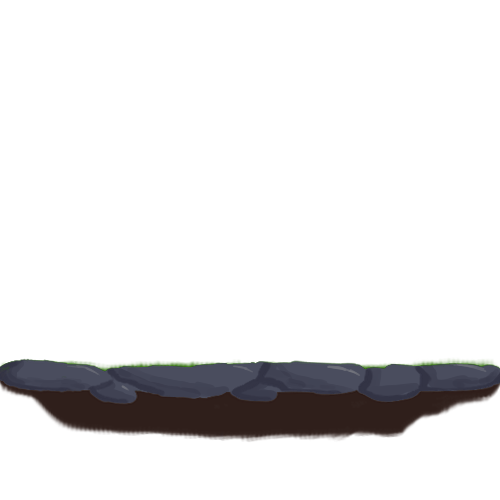
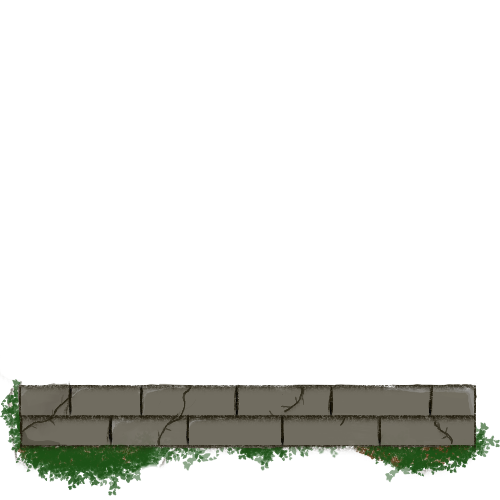
Layers edited between the first and the second 500×500 image:
hid group "Platform 2" (7 layers) over [0, 357, 500, 496]
painted on "Layer 26" (1st of 2, in "Platform 2" › "Layer 28") over [0, 357, 500, 496]
showed group "Platform" (5 layers) over [0, 357, 500, 496]
